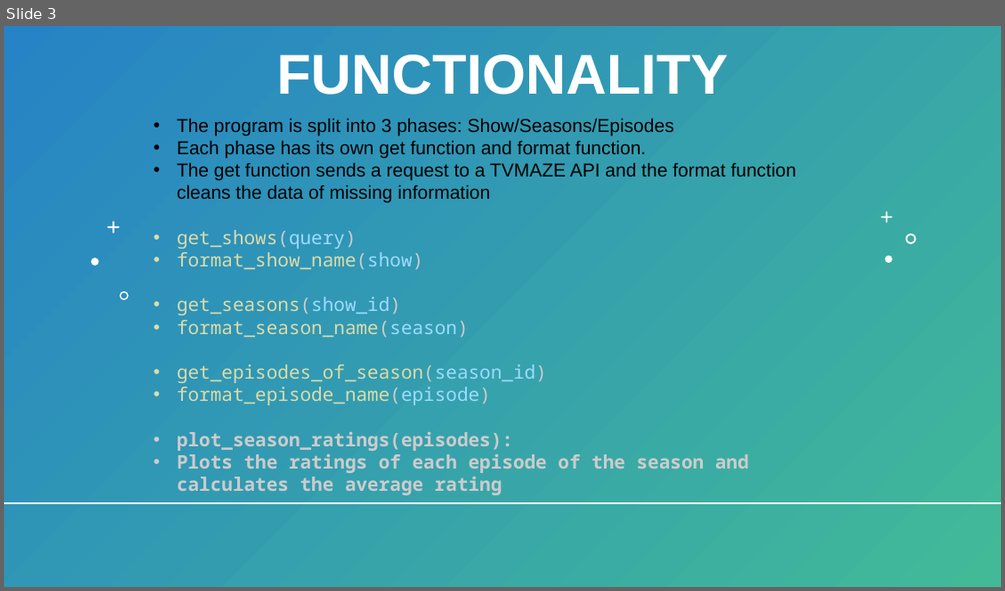
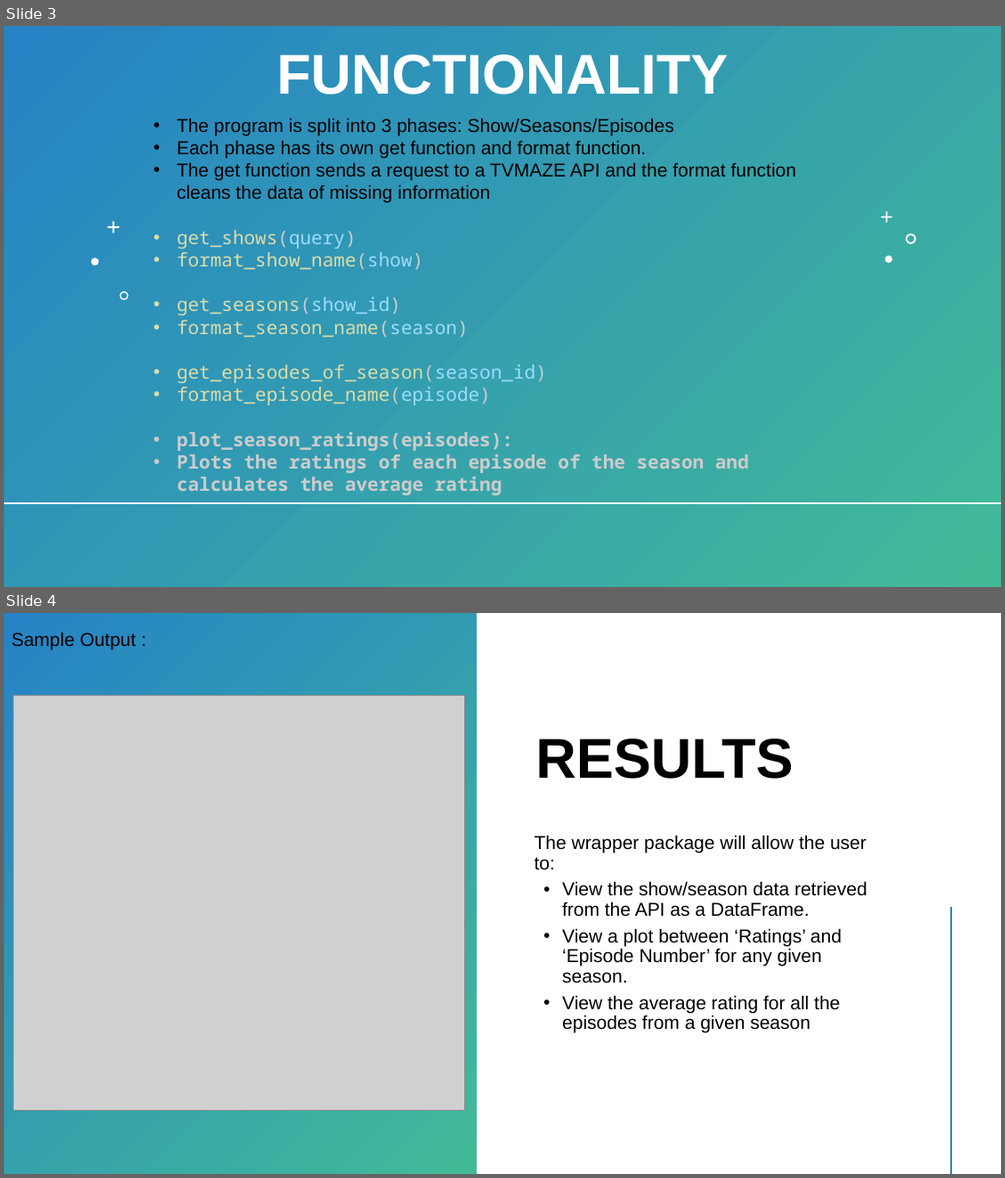
Before and after one commit to BaldeepDhada/API-Shows, a slide deck: 534-Slides.pptx. Shown one above the other, each under a label of ours: slide 3 before the commit, slides 3 and 4 after it. The pictures are 1005x591 and 1005x1178 pixels, drawn with LibreOffice and Linux fonts; fonts in the diff are those of the drawing; grey boxes stand for pictures. Boxes give left, top, right and bottom in pixels: in the first picture for what was removed or moved away, otherwise in the second. Text is boxed around its words. In the diff, an @@ line names an element or a change of style, - is before the commit and + after.

Commit message:
Updated Slides : Added Result

```diff
--- a/534-Slides.pptx
+++ b/534-Slides.pptx
@@ slide 4 added at bbox=[4, 613, 1001, 1174], background #FFFFFF; not listed: 1 template element that a slide beside it also shows @@
@@ rectangle added at bbox=[4, 613, 477, 1174], fill gradient #2683C6 to #42BA97 @@
@@ text added at bbox=[11, 632, 136, 649], 18 pt, text #000000 @@
+Sample Output :
@@ picture added at bbox=[13, 695, 465, 1111] @@
@@ title added at bbox=[535, 738, 793, 779], 54 pt, text #000000, bold @@
+RESULTS
@@ text added at bbox=[534, 835, 867, 1033], 18 pt, text #000000 @@
+The wrapper package will allow the user to:
+• View the show/season data retrieved from the API as a DataFrame.
+• View a plot between ‘Ratings’ and ‘Episode Number’ for any given season.
+• View the average rating for all the episodes from a given season
@@ line added from (952, 908) to (952, 1173), #42BA97 2 pt @@
```
Also in this commit, not shown: 1 slide removed.
